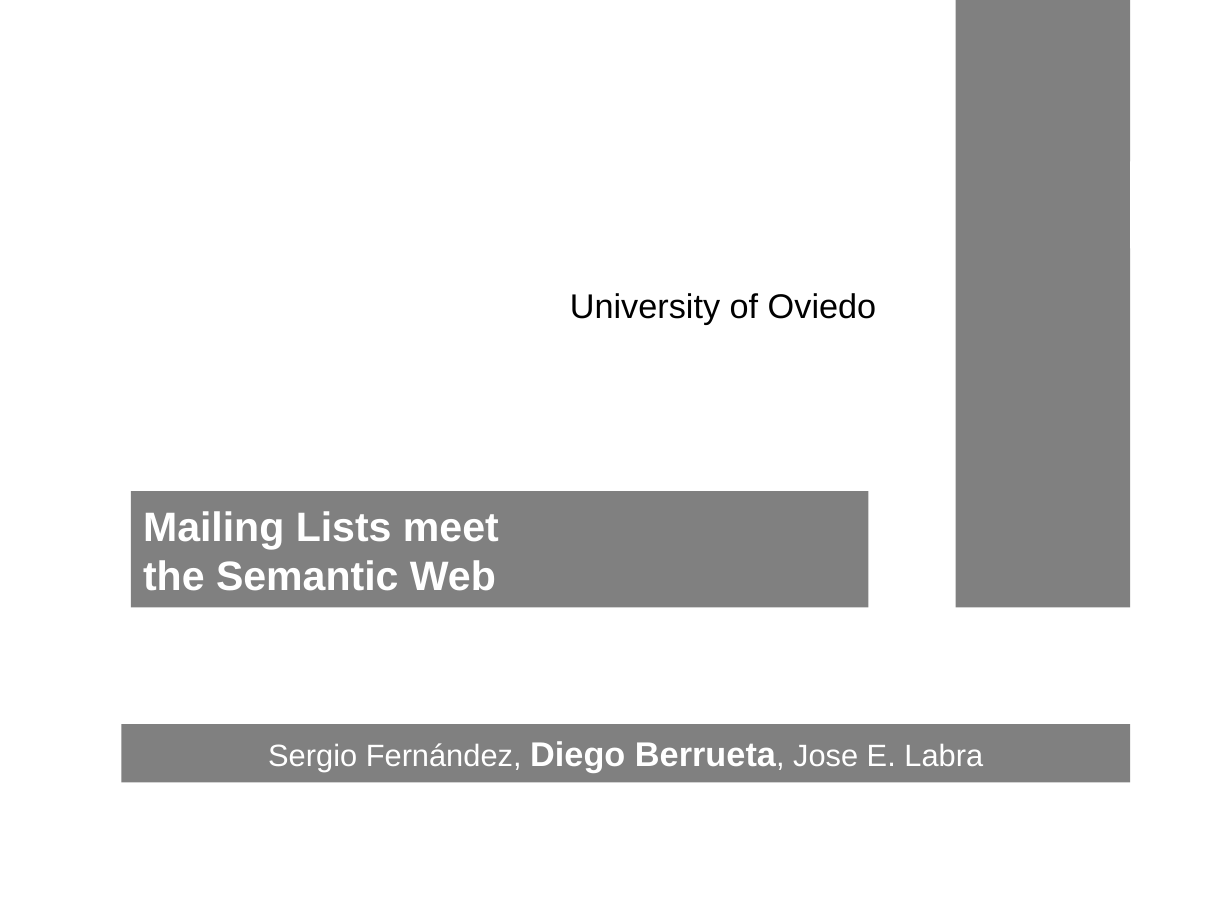
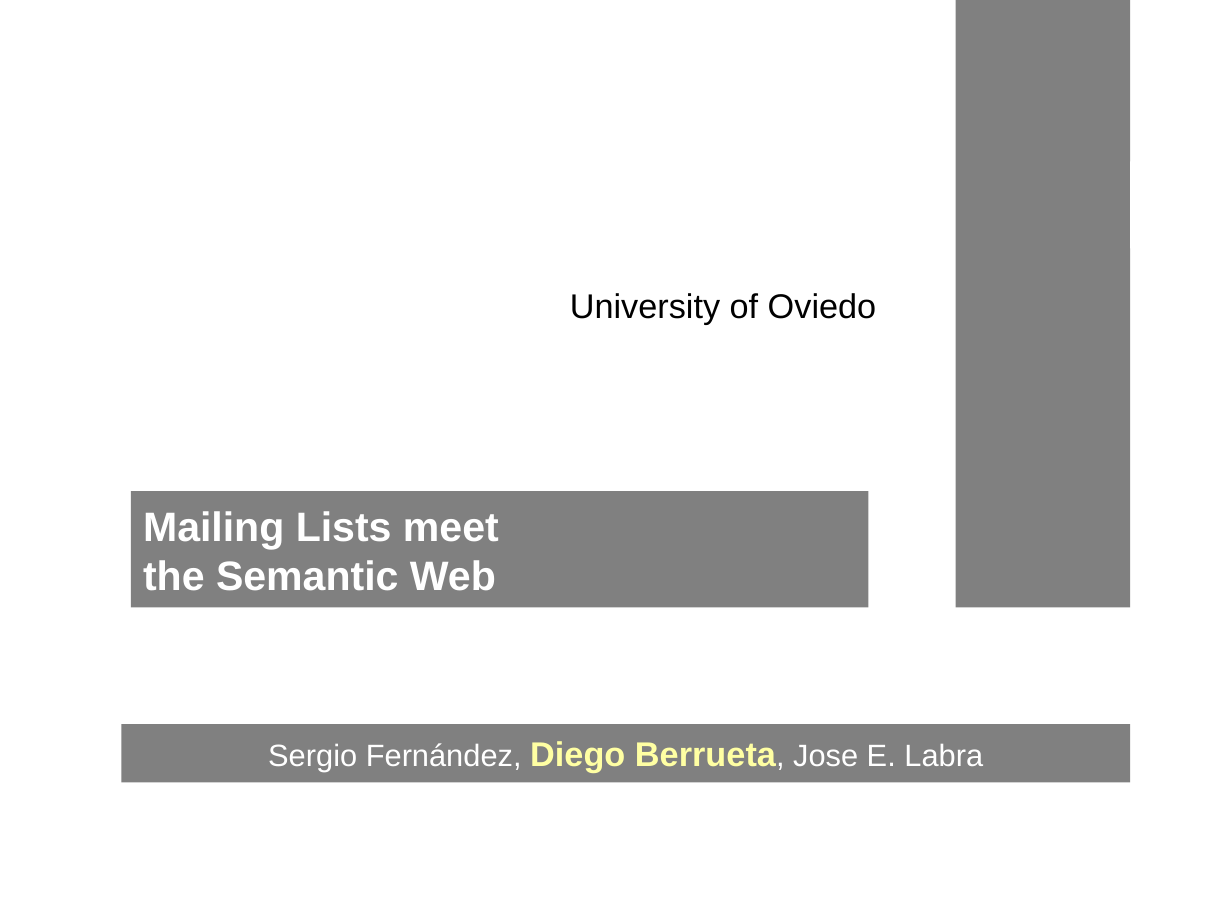
Before and after one commit to wikier/swaml, a slide deck: slide 1 of doc/talks/20070427-saw2007/swaml.ppt. Drawn at 1232x924 pixels with LibreOffice and Linux fonts; fonts in the diff are those of the drawing; background and template pictures are left out. Boxes give left, top, right and bottom in pixels: in the first picture for what was removed or moved away, otherwise in the second. Text is boxed around its words. In the diff, an @@ line names an element or a change of style, - is before the commit and + after.

```diff
--- a/doc/talks/20070427-saw2007/swaml.ppt
+++ b/doc/talks/20070427-saw2007/swaml.ppt
@@ rectangle "Sergio Fernández, Diego Berrueta, Jose ..." at (121,724,1130,782): text colour #FFFFFF to #FFFFA3 in "Diego Berrueta," @@
```
Also in this commit, not shown: 3 other slides changed, 3 slides added, 5 slides removed.
